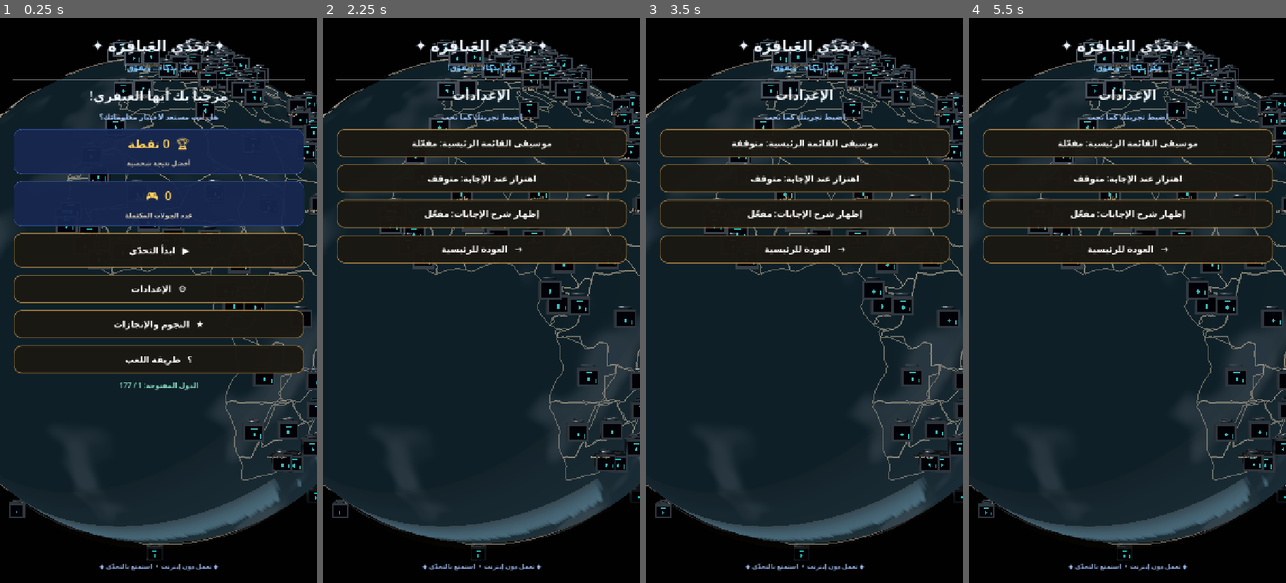
Above: before the commit, frames 1-4 (left to right).
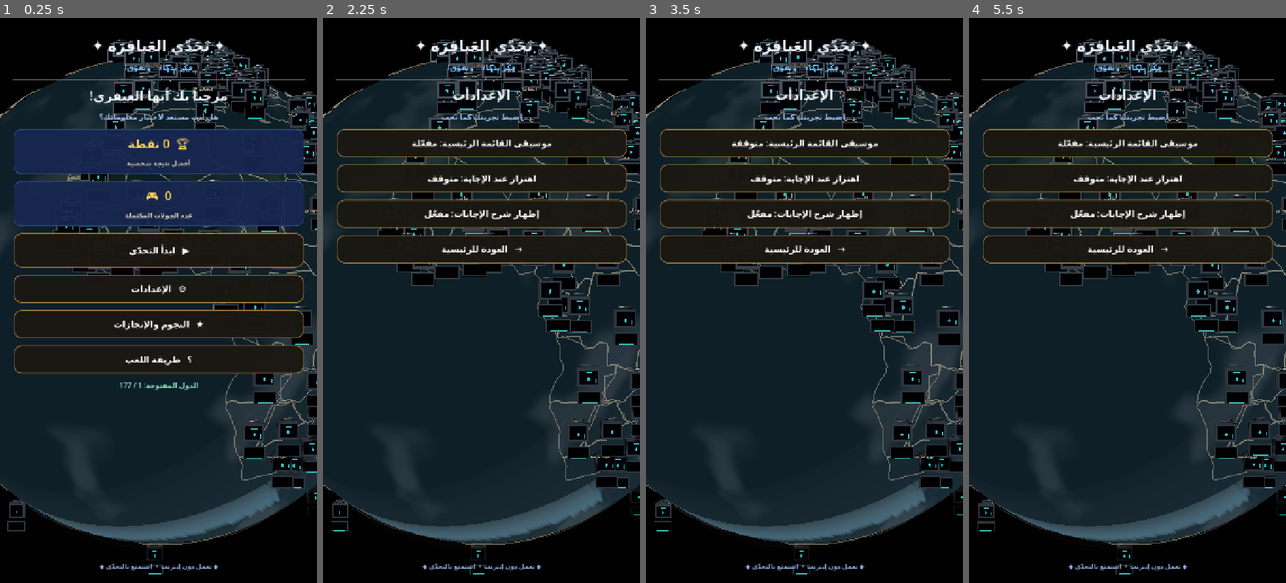
Above: after the commit, the same moments.

Repository: mahdialloui01-art/challenge-
Game: Godot game, scene res://scenes/main.tscn
Same seed, same stepped clock (60 frames per second), same inputs: the game is played once before the commit and once after it.
Inputs:
- Up to frame 1 (0.25 s): no input
- Up to frame 2 (2.25 s): click "▶ ابدأ التحدّي" at 0.5 s; click "⌂ الرئيسية" at 1.25 s; click "⚙ الإعدادات" at 2 s
- Up to frame 3 (3.5 s): click "موسيقى القائمة الرئيسية: مفعّ…" at 2.75 s
- Up to frame 4 (5.5 s): click "موسيقى القائمة الرئيسية: متوق…" at 3.5 s; click "اهتزاز عند الإجابة: متوقف" at 4.25 s; click "اهتزاز عند الإجابة: مفعّل" at 5 s

The runs differ from the first frame. In frame 1, 2.8% of the frame differs, in the area x 2-100%, y 7-99%; in frame 2, 4.1%; in frame 3, 4.1%; in frame 4, 4.1%.

Commit message:
Shrink country locks and add futuristic glowing sequence badges

Diff:
--- a/scripts/world_globe.gd
+++ b/scripts/world_globe.gd
@@ -387,10 +387,10 @@
         var lock_root := Node3D.new()
         lock_root.name = "CountryLock_" + code
         lock_root.position = _geo_to_sphere(float(anchor[0]), float(anchor[1]), GLOBE_RADIUS * 1.038)
-        lock_root.scale = Vector3.ONE * 0.72
+        lock_root.scale = Vector3.ONE * 0.48
         lock_root.set_meta("route_index", route_index)
         lock_root.set_meta("country_code", code)
-        lock_root.set_meta("base_scale", 0.72)
+        lock_root.set_meta("base_scale", 0.48)
 
         # Brushed titanium outer shell.
         var titanium := StandardMaterial3D.new()
@@ -474,18 +474,53 @@
         circuit.material_override = cyan
         lock_root.add_child(circuit)
 
+        # A compact illuminated number plaque, visually separate from the lock.
+        var number_frame := MeshInstance3D.new()
+        number_frame.name = "SequenceNumberFrame"
+        var frame_mesh := BoxMesh.new()
+        frame_mesh.size = Vector3(0.205, 0.112, 0.012)
+        number_frame.mesh = frame_mesh
+        number_frame.position = Vector3(0.0, -0.172, 0.052)
+        number_frame.material_override = titanium
+        lock_root.add_child(number_frame)
+
+        var number_plate := MeshInstance3D.new()
+        number_plate.name = "SequenceNumberPlate"
+        var plate_mesh := BoxMesh.new()
+        plate_mesh.size = Vector3(0.184, 0.091, 0.009)
+        number_plate.mesh = plate_mesh
+        number_plate.position = Vector3(0.0, -0.172, 0.061)
+        var plate_material := StandardMaterial3D.new()
+        plate_material.albedo_color = Color(0.008, 0.025, 0.042, 1.0)
+        plate_material.metallic = 0.72
+        plate_material.roughness = 0.18
+        plate_material.emission_enabled = true
+        plate_material.emission = Color(0.0, 0.045, 0.075)
+        plate_material.emission_energy_multiplier = 0.65
+        number_plate.material_override = plate_material
+        lock_root.add_child(number_plate)
+
+        var number_accent := MeshInstance3D.new()
+        number_accent.name = "SequenceNumberAccent"
+        var accent_mesh := BoxMesh.new()
+        accent_mesh.size = Vector3(0.135, 0.004, 0.004)
+        number_accent.mesh = accent_mesh
+        number_accent.position = Vector3(0.0, -0.215, 0.069)
+        number_accent.material_override = cyan
+        lock_root.add_child(number_accent)
+
         var order_label := Label3D.new()
         order_label.name = "SequenceNumber"
         order_label.text = "%02d" % (route_index + 1)
-        order_label.font_size = 20
-        order_label.pixel_size = 0.0027
+        order_label.font_size = 28
+        order_label.pixel_size = 0.0038
         order_label.billboard = BaseMaterial3D.BILLBOARD_ENABLED
         order_label.no_depth_test = true
         order_label.shaded = false
-        order_label.modulate = Color(0.82, 0.94, 1.0, 1.0)
-        order_label.outline_size = 6
-        order_label.outline_modulate = Color(0.012, 0.028, 0.042, 1.0)
-        order_label.position = Vector3(0.0, -0.145, 0.055)
+        order_label.modulate = Color(0.92, 0.99, 1.0, 1.0)
+        order_label.outline_size = 7
+        order_label.outline_modulate = Color(0.004, 0.018, 0.03, 1.0)
+        order_label.position = Vector3(0.0, -0.172, 0.073)
         order_label.horizontal_alignment = HORIZONTAL_ALIGNMENT_CENTER
         order_label.vertical_alignment = VERTICAL_ALIGNMENT_CENTER
         lock_root.add_child(order_label)
